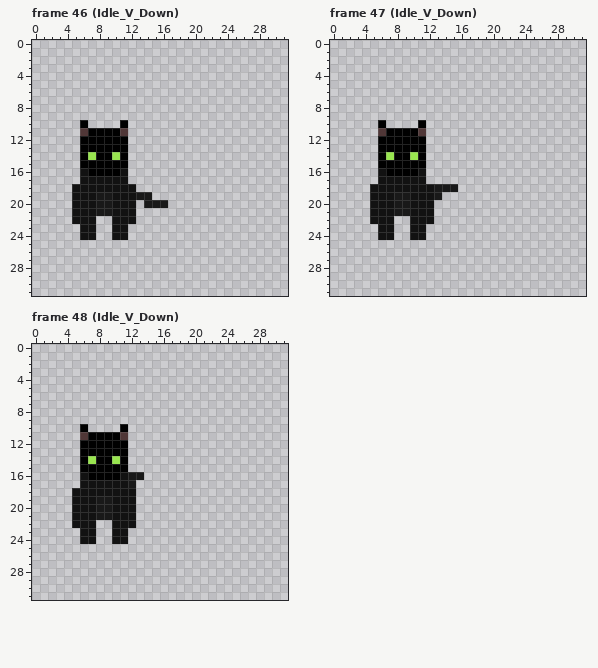
Pixel-art file -- AsepriteFiles/Cattanita.aseprite. Above is the file before it was changed.
32x32 pixels, 136 frames. Colours within 5 levels of each other are drawn and written as one. Shown: frame 46 (Idle_V_Down), frame 47 (Idle_V_Down), frame 48 (Idle_V_Down). The commit also changed other frames, which this record leaves out.
After:
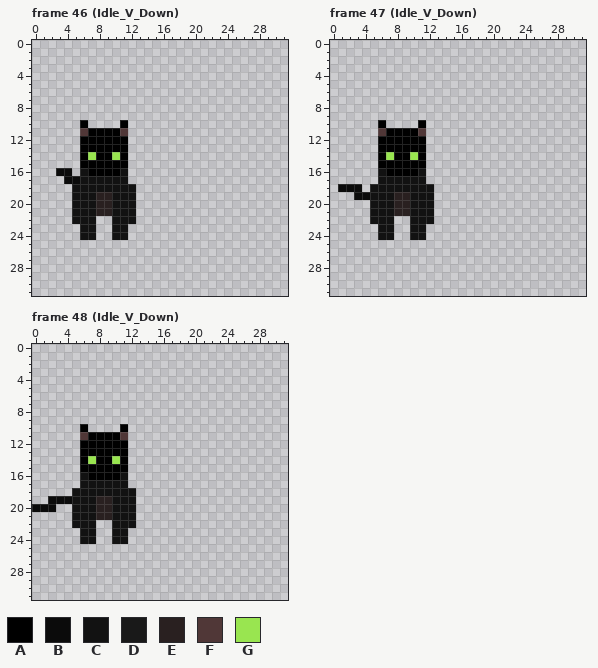
Palette (. is transparent): A #000000  B #0b0b0b  C #121212  D #191919  E #292020  F #503737  G #99e550
The commit says: Finished the Aguacate and Cattanita pixels
From old to new:
Changed rows in their new state; - is an unchanged pixel.
Frame 46 (Idle_V_Down), layer "Entera":
first column x 3:
16 BB------------
17 -BB-----------
19 -----EE---..--
20 -----EE----...
21 -----EE-------
Frame 47 (Idle_V_Down), layer "Entera":
first column x 1:
18 BBB---------...
19 --BB---EE---.--
20 -------EE------
21 -------EE------
Frame 48 (Idle_V_Down), layer "Entera":
first column x 0:
16 ------------..
17 ------------.-
19 --BBB---EE----
20 BBB-----EE----
21 --------EE----
Pixel boxes of the changes (left, top, right, bottom) in both pictures:
changed: (56, 168, 168, 216)
changed: (338, 184, 458, 216)
changed: (32, 472, 144, 520)
